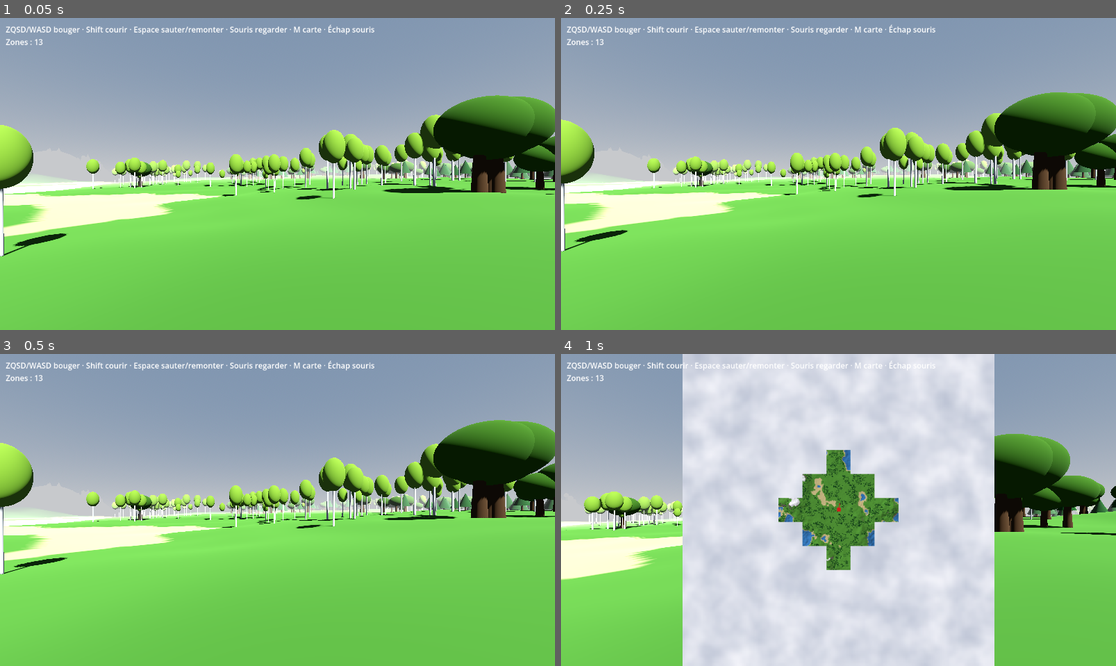
Above: before the commit, frames 1-4 (two rows, left to right).
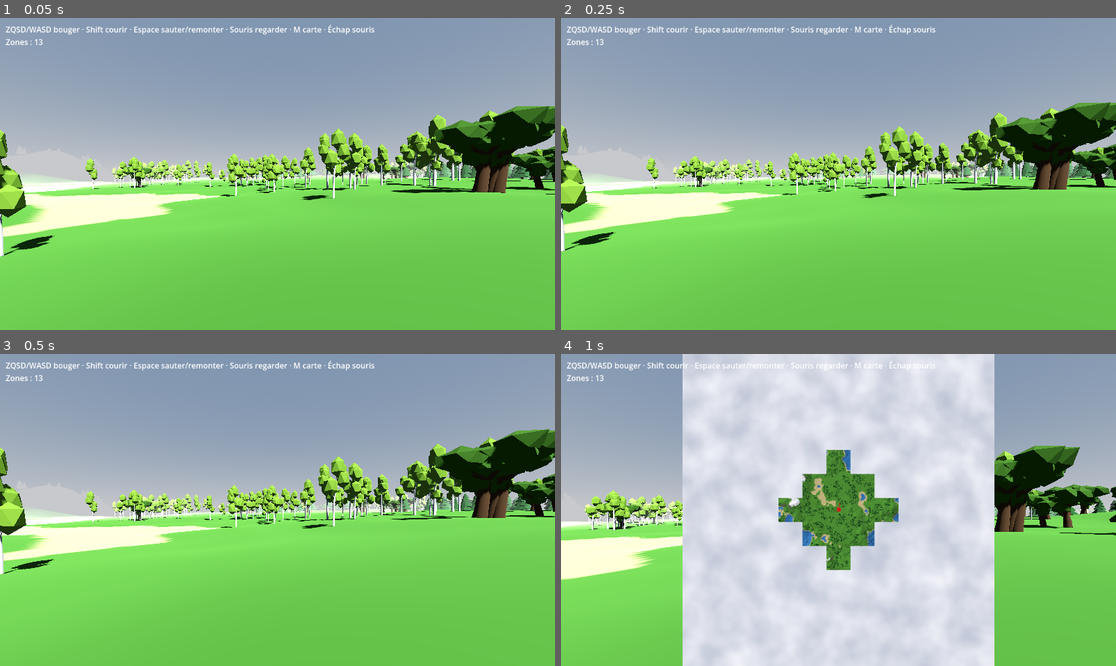
Above: after the commit, the same moments.

Repository: tdebarochez/openworld
Game: Godot game, scene res://main.tscn
Two runs of this game, one before a commit and one after it. Both use one fixed random seed, a clock stepped at 60 frames per second and the inputs below.
Inputs (mouse positions are in pixels of both pictures, inside the frame that each line leads up to):
- Up to frame 1 (0.05 s): no input
- Up to frame 2 (0.25 s): no input
- Up to frame 3 (0.5 s): no input
- Up to frame 4 (1 s): tap Enter at 0.5 s; move the mouse to (866, 510) at 0.52 s; hold W from 0.53 s (still down); tap M at 0.6 s; tap Space at 0.77 s

The runs differ from the first frame. In frame 1, 8.9% of the frame differs, in the area x 0-100%, y 24-77%; in frame 2, 9.0%; in frame 3, 9.0%, in the area x 0-100%, y 21-71%; in frame 4, 3.6%.

Commit message:
Replace primitive trees with Blender-generated low-poly models
- tools/make_trees.py (Blender bpy/bmesh, seeded): crooked tapering trunks
  with noisy radius, branches, lumpy foliage clumps; conifer as drooping
  tiered whorls. Exports assets/trees/{conifer,oak,birch}.glb
  (132 / 446 / 286 triangles, bark + leaves materials, base at origin)
- world.gd loads the three meshes; one MultiMesh per species per zone
  instead of separate trunk/crown MultiMeshes

Co-Authored-By: Claude Opus 5.5 <noreply@anthropic.com>

Diff:
--- a/world.gd
+++ b/world.gd
@@ -17,7 +17,7 @@
 var noise := FastNoiseLite.new()
 var terrain_mat := StandardMaterial3D.new()
 var water_mat := StandardMaterial3D.new()
-var species := []  # indexed by TreeKind: list of [mesh, lift] parts, meshes are centred so lift = centre height
+var species: Array[Mesh] = []  # indexed by TreeKind
 var trunk_shape := CylinderShape3D.new()
 var player: CharacterBody3D
 var hud := Label.new()
@@ -32,34 +32,13 @@
 	water_mat.albedo_color = Color(0.15, 0.4, 0.6, 0.75)
 	water_mat.transparency = BaseMaterial3D.TRANSPARENCY_ALPHA
 	water_mat.roughness = 0.05
-	var cone := CylinderMesh.new()
-	cone.top_radius = 0.0
-	cone.bottom_radius = 1.6
-	cone.height = 4.0
-	var oak_crown := SphereMesh.new()  # wide, flattened
-	oak_crown.radius = 2.6
-	oak_crown.height = 4.0
-	var birch_crown := SphereMesh.new()  # narrow, elongated
-	birch_crown.radius = 1.2
-	birch_crown.height = 3.6
-	species.resize(TreeKind.size())
-	species[TreeKind.CONIFER] = _tree_parts(0.15, 0.25, 2.0, Color(0.4, 0.27, 0.15), cone, 4.0, Color(0.13, 0.36, 0.15))
-	species[TreeKind.OAK] = _tree_parts(0.3, 0.45, 3.0, Color(0.33, 0.24, 0.15), oak_crown, 4.6, Color(0.24, 0.42, 0.12))
-	species[TreeKind.BIRCH] = _tree_parts(0.09, 0.13, 5.0, Color(0.88, 0.87, 0.82), birch_crown, 5.6, Color(0.5, 0.68, 0.22))
+	# Models from tools/make_trees.py (Blender): one mesh each, bark + leaves surfaces, base at origin.
+	for file in ["conifer", "oak", "birch"]:  # TreeKind order
+		var scene: Node = load("res://assets/trees/%s.glb" % file).instantiate()
+		species.append((scene.find_children("", "MeshInstance3D")[0] as MeshInstance3D).mesh)
+		scene.free()
 	trunk_shape.radius = 0.3
 	trunk_shape.height = 2.0
-
-
-func _tree_parts(top_r: float, bottom_r: float, trunk_h: float, bark: Color, crown: PrimitiveMesh, crown_y: float, leaves: Color) -> Array:
-	var trunk := CylinderMesh.new()
-	trunk.top_radius = top_r
-	trunk.bottom_radius = bottom_r
-	trunk.height = trunk_h
-	trunk.material = StandardMaterial3D.new()
-	trunk.material.albedo_color = bark
-	crown.material = StandardMaterial3D.new()
-	crown.material.albedo_color = leaves
-	return [[trunk, trunk_h / 2.0], [crown, crown_y]]
 
 
 func _ready() -> void:
@@ -275,16 +254,15 @@
 		var trees: Array[Transform3D] = all_trees[kind]
 		if trees.is_empty():
 			continue
-		for part in species[kind]:
-			var mm := MultiMesh.new()
-			mm.transform_format = MultiMesh.TRANSFORM_3D
-			mm.mesh = part[0]
-			mm.instance_count = trees.size()
-			for i in trees.size():
-				mm.set_instance_transform(i, trees[i].translated_local(Vector3(0, part[1], 0)))
-			var mmi := MultiMeshInstance3D.new()
-			mmi.multimesh = mm
-			zone.add_child(mmi)
+		var mm := MultiMesh.new()
+		mm.transform_format = MultiMesh.TRANSFORM_3D
+		mm.mesh = species[kind]
+		mm.instance_count = trees.size()
+		for i in trees.size():
+			mm.set_instance_transform(i, trees[i])
+		var mmi := MultiMeshInstance3D.new()
+		mmi.multimesh = mm
+		zone.add_child(mmi)
 		for t in trees:  # trunk collision only; crowns are above head height
 			var tcs := CollisionShape3D.new()
 			tcs.shape = trunk_shape
Binary file added: assets/trees/birch.glb
Not shown, added: assets/trees/birch.glb.import
Binary file added: assets/trees/conifer.glb
Not shown, added: assets/trees/conifer.glb.import
Binary file added: assets/trees/oak.glb
Not shown, added: assets/trees/oak.glb.import
